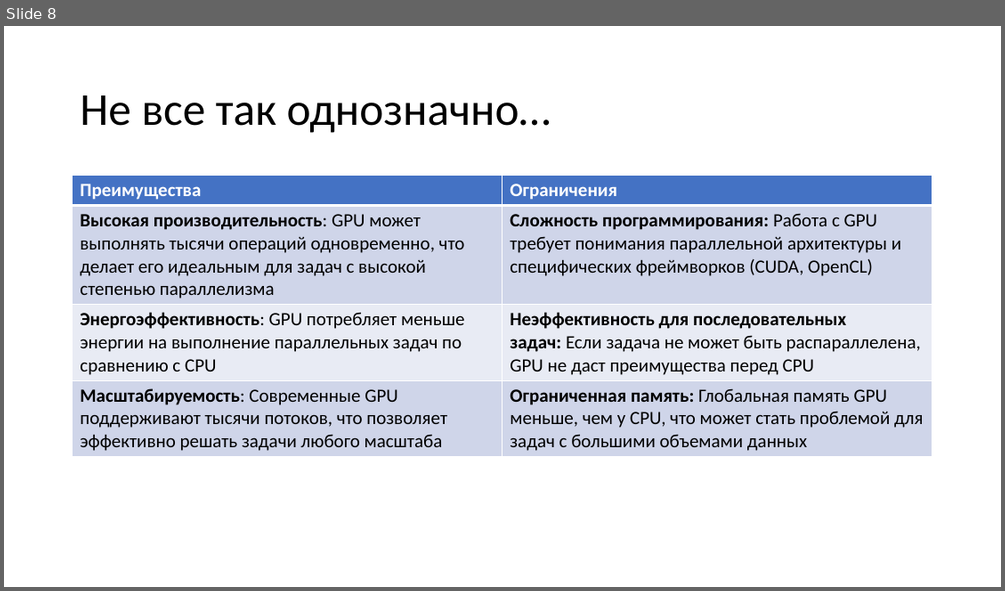
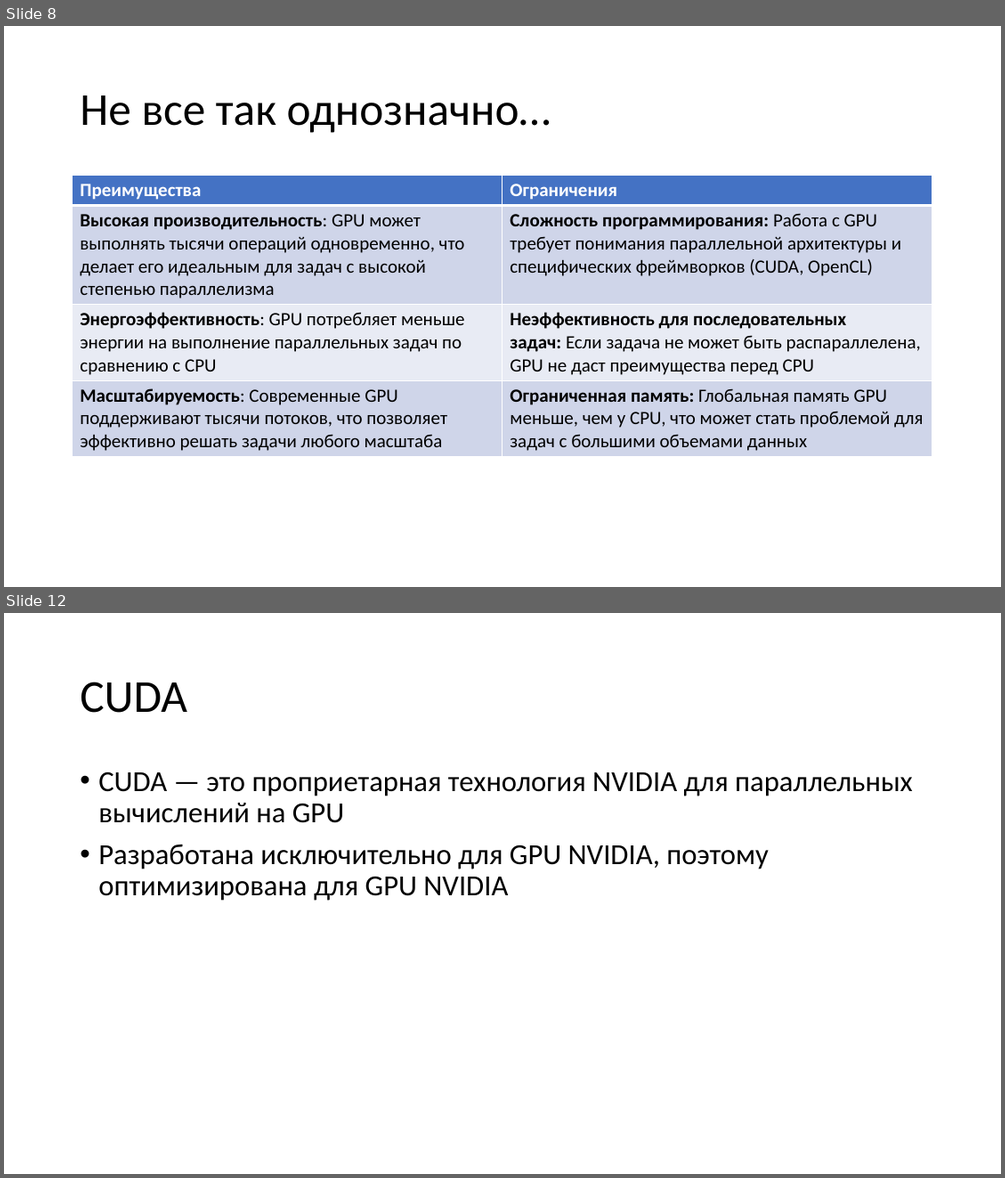
Before and after one commit to pezkov/gpu_course, a slide deck: presentations/Вычисления на GPU.pptx. Shown one above the other, each under a label of ours: slide 8 before the commit, slides 8 and 12 after it; the slides between them are not shown. The pictures are 1005x591 and 1005x1178 pixels, drawn with LibreOffice and Linux fonts; fonts in the diff are those of the drawing. Boxes give left, top, right and bottom in pixels: in the first picture for what was removed or moved away, otherwise in the second. Text is boxed around its words. In the diff, an @@ line names an element or a change of style, - is before the commit and + after.

Commit message:
upd pres: frameworks and code examples cuda + ocl

```diff
--- a/presentations/Вычисления на GPU.pptx
+++ b/presentations/Вычисления на GPU.pptx
@@ slide 12 added at [4,613,1001,1174], background #FFFFFF @@
@@ title added at [80,682,187,713], 44 pt, text #000000 @@
+CUDA
@@ text added at [98,771,913,900], 28 pt, text #000000 @@
+• CUDA — это проприетарная технология NVIDIA для параллельных вычислений на GPU
+• Разработана исключительно для GPU NVIDIA, поэтому оптимизирована для GPU NVIDIA
```
Also in this commit, not shown: 1 slide changed, 12 other slides added, 3 other files.
